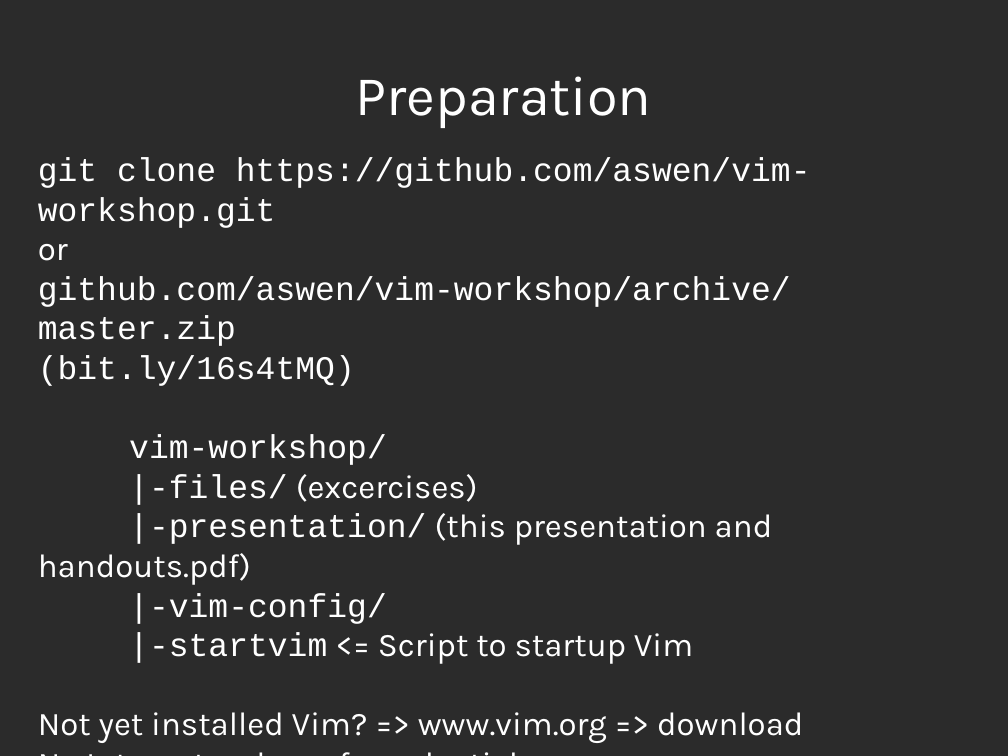
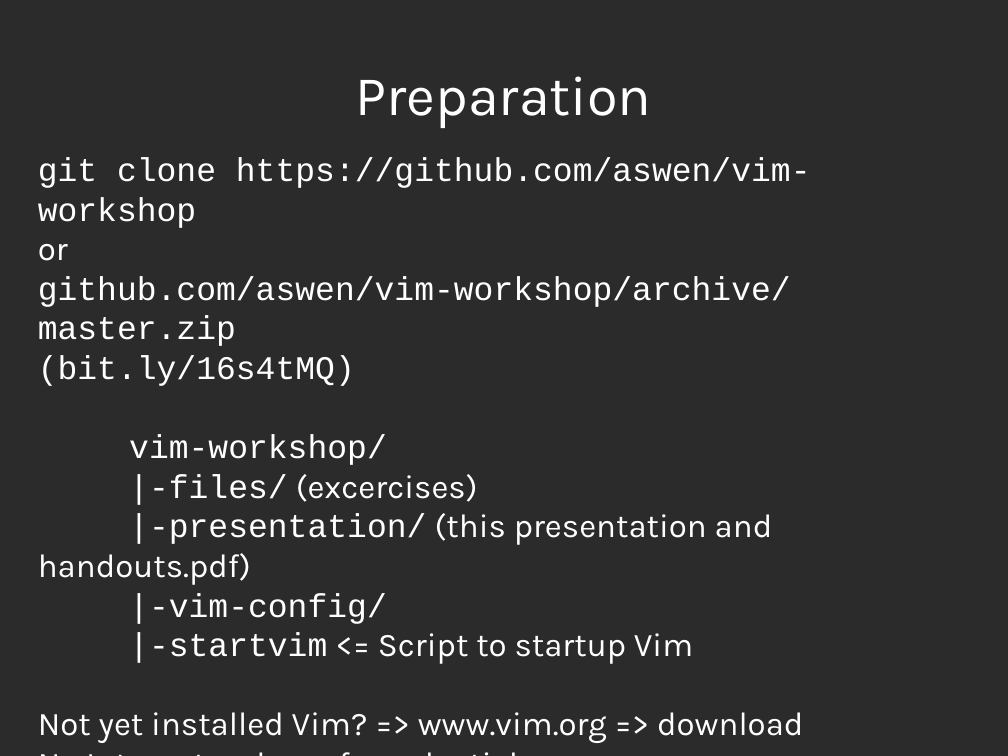
Before and after one commit to aswen/vim-workshop, a slide deck: slide 1 of presentation/vim.odp. Drawn at 1008x756 pixels with LibreOffice and Linux fonts; fonts in the diff are those of the drawing; background and template pictures are left out; a plain dark background stands for a picture behind light text. Boxes give left, top, right and bottom in pixels: in the first picture for what was removed or moved away, otherwise in the second. Text is boxed around its words. In the diff, an @@ line names an element or a change of style, - is before the commit and + after.

Commit message:
Presentation: preparation slide: remove ".git".

```diff
--- a/presentation/vim.odp
+++ b/presentation/vim.odp
@@ text at [38,157,811,228]: text changed @@
-git clone https://github.com/aswen/vim-workshop.git
+git clone https://github.com/aswen/vim-workshop
```
Also in this commit, not shown: 3 other slides changed.
